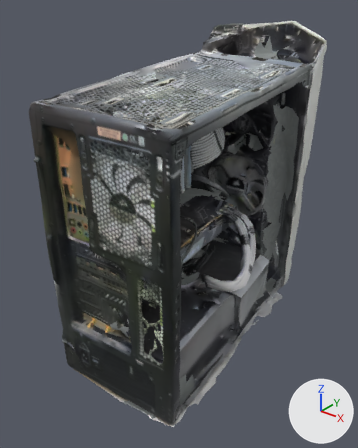
The OBJ model public/scans/prorm/mesh_lowpoly.obj: old version first, new version second.
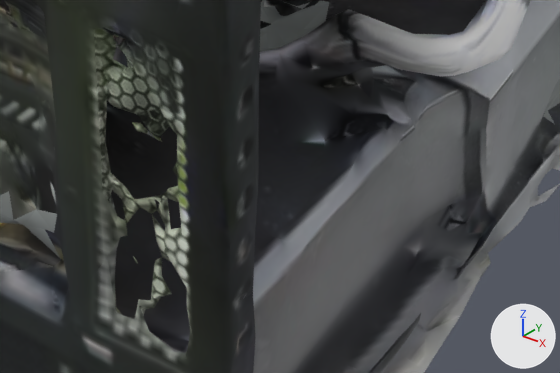
Old and new are each drawn whole from a 50 mm camera at (2.23, -2.82, 1.88) aimed at (0.03, -0.07, 0.18) and again close up on the part from 32% to 72% of the width and 61% to 82% of the height. The axes (+X, +Y, +Z) are drawn at lower right. The lights are the same throughout. The older version's two pictures come first. Where no turn or scale is listed for an object, it has been applied to the vertices.

The scene before the commit, as lines of its bpy script (objects in view):
```python
me_mesh_lowpoly = bpy.data.meshes.new('mesh_lowpoly')
me_mesh_lowpoly.from_pydata(...)  # 6746 vertices, 13372 faces, 1 loose edge; spans x -0.55..0.74, y -1.13..1.25, z -0.97..1.6
# faces by material slot: [7387, 2440, 1150, 1060, 394, 456, 429, 56]
me_mesh_lowpoly.materials.append(mat_material0000_001)  # picture img_mesh_lowpoly_material0000_map_kd_png
me_mesh_lowpoly.materials.append(mat_material0001_001)  # picture img_mesh_lowpoly_material0001_map_kd_png
me_mesh_lowpoly.materials.append(mat_material0002_001)  # picture img_mesh_lowpoly_material0002_map_kd_png
me_mesh_lowpoly.materials.append(mat_material0003_001)  # picture img_mesh_lowpoly_material0003_map_kd_png
me_mesh_lowpoly.materials.append(mat_material0004_001)  # picture img_mesh_lowpoly_material0004_map_kd_png
me_mesh_lowpoly.materials.append(mat_material0005_001)  # picture img_mesh_lowpoly_material0005_map_kd_png
me_mesh_lowpoly.materials.append(mat_material0006_001)  # picture img_mesh_lowpoly_material0006_map_kd_png
me_mesh_lowpoly.materials.append(mat_material0007)  # picture img_mesh_lowpoly_material0007_map_kd_png
ob_mesh_lowpoly = bpy.data.objects.new('mesh_lowpoly', me_mesh_lowpoly)
ob_mesh_lowpoly.location = (0.0, 0.0, 0.0)
```
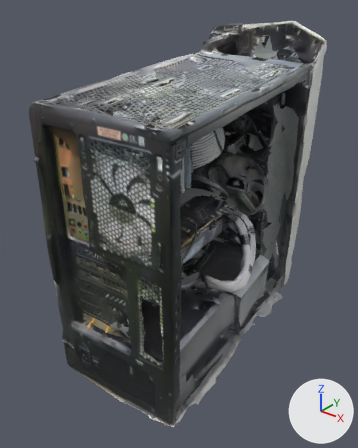
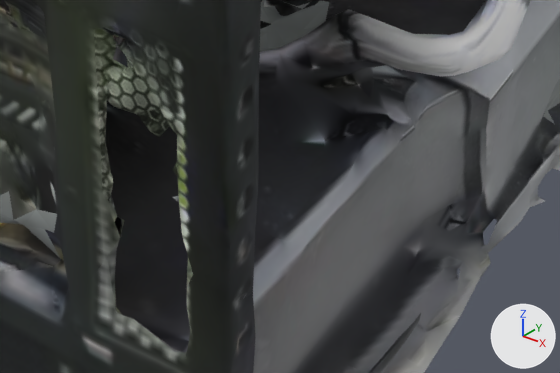
Pixel boxes (x1, y1, x2, y2) of what changed, in the close-ups (560 x 373 px):
part 1 of me_mesh_lowpoly, deleted
    before: (132, 122, 162, 142)
part 2 of me_mesh_lowpoly, cut back
    before: (111, 173, 193, 331)
    after: (173, 196, 179, 202)
part 3 of me_mesh_lowpoly, deleted
    before: (454, 184, 560, 279)

What changed in the scene script:
```text
Change me_mesh_lowpoly:
    used by ob_mesh_lowpoly; location = (0.0, 0.0, 0.0)
    remove me_mesh_lowpoly.from_pydata(...)  # 6746 vertices, 13372 faces, 1 loose edge; spans x -0.55..0.74, y -1.13..1.25, z -0.97..1.6
    add me_mesh_lowpoly.from_pydata(...)  # 6668 vertices, 13199 faces; spans x -0.55..0.74, y -1.13..1.25, z -0.97..1.6
    me_mesh_lowpoly part 1: the loose piece of 10 vertices spanning x 0.48..0.51, y -0.94..-0.9, z 0.05..0.09 is deleted
    me_mesh_lowpoly part 2
    42 vertices are removed from x 0.46..0.56, y -0.95..-0.92, z -0.31..0.0
    110 faces are deleted
    1 new face joins them, mat_material0000_001 (picture img_mesh_lowpoly_material0000_map_kd_png)
    me_mesh_lowpoly part 3
    12 vertices are removed from x 0.54..0.56, y -0.03..0.43, z -0.8..-0.74
    33 faces are deleted
    1 loose edge is deleted
    other edits to the shape of me_mesh_lowpoly do not show in these pictures
```
